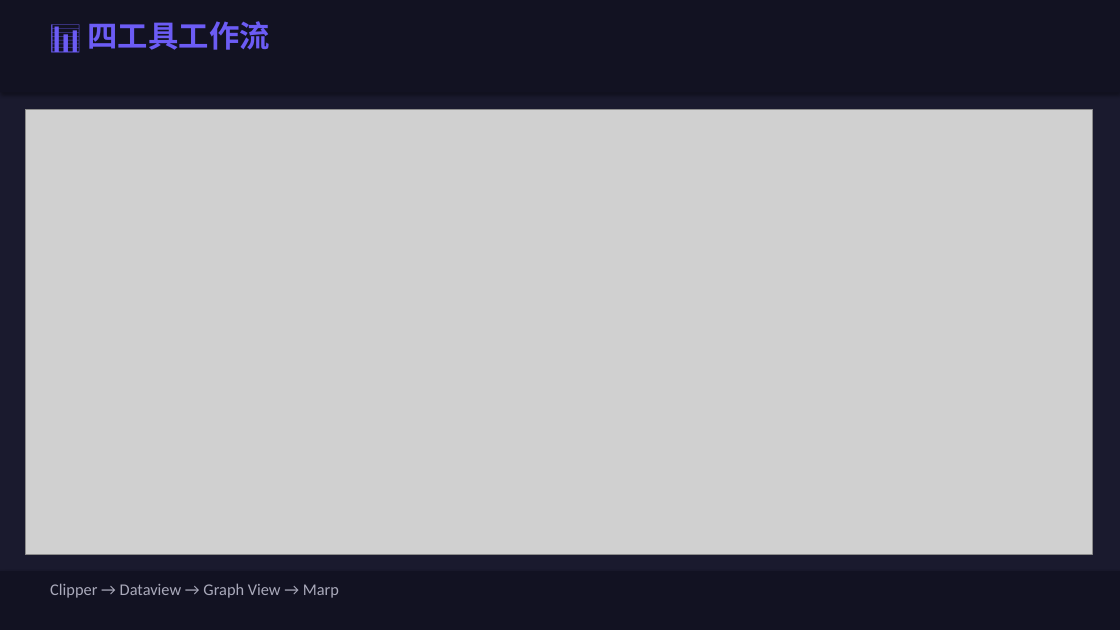
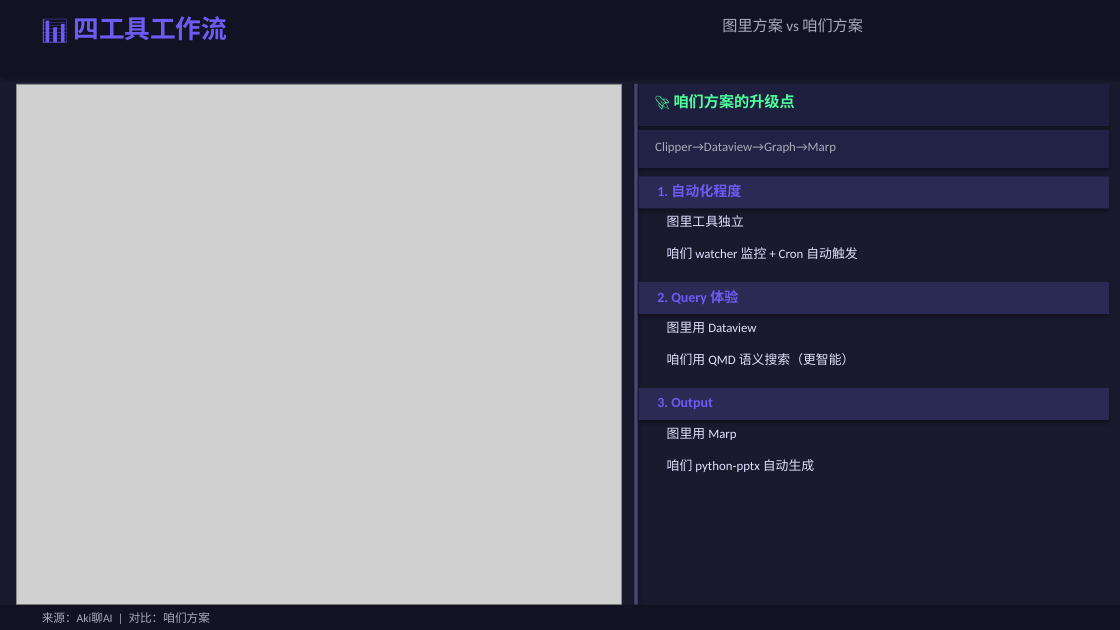
Before and after one commit to JohnsonYangJS/obsidian-llm-wiki, a slide deck: slide 14 of output/LLM_Wiki_OpenClaw_Obsidian_完整版.pptx. Drawn at 1120x630 pixels with LibreOffice and Linux fonts; fonts in the diff are those of the drawing; grey boxes stand for pictures. Boxes give left, top, right and bottom in pixels: in the first picture for what was removed or moved away, otherwise in the second. Text is boxed around its words. In the diff, an @@ line names an element or a change of style, - is before the commit and + after.

```diff
--- a/output/LLM_Wiki_OpenClaw_Obsidian_完整版.pptx
+++ b/output/LLM_Wiki_OpenClaw_Obsidian_完整版.pptx
@@ rectangle: place and size @@
-rectangle at (0,0,1120,92)
+rectangle at (0,0,1120,76)
@@ text "📊 四工具工作流": place and size @@
-text "📊 四工具工作流" at (88,21,270,50)
+text "📊 四工具工作流" at (73,16,227,41)
@@ text "📊 四工具工作流" at (73,16,227,41): size 26 to 22 pt @@
@@ text added at (722,18,863,32), 13 pt, text #AAAABB @@
+图里方案 vs 咱们方案
@@ picture: place and size @@
-picture at (25,109,1092,555)
+picture at (17,84,622,605)
@@ rectangle added at (634,84,638,605), fill #4A4A7A @@
@@ rectangle added at (639,84,1109,126), fill #1E1E3E @@
@@ text added at (674,94,795,109), 13 pt, text #4EFF9C, bold @@
+🚀 咱们方案的升级点
@@ rectangle added at (639,130,1109,168), fill #222244 @@
@@ text at (655,142,836,153): text changed; size 14 to 11 pt @@
-Clipper → Dataview → Graph View → Marp
+Clipper→Dataview→Graph→Marp
@@ rectangle added at (639,176,1109,208), fill #2A2A55 @@
@@ text added at (657,184,741,197), 12 pt, text #6C5CF5, bold @@
+1. 自动化程度
@@ text added at (667,215,744,227), 11 pt, text #E0E0FF @@
+图里工具独立
@@ text added at (667,247,857,259), 11 pt, text #E0E0FF @@
+咱们 watcher 监控 + Cron 自动触发
@@ rectangle added at (639,282,1109,314), fill #2A2A55 @@
@@ text added at (657,290,738,304), 12 pt, text #6C5CF5, bold @@
+2. Query 体验
@@ text added at (667,321,756,333), 11 pt, text #E0E0FF @@
+图里用 Dataview
@@ text added at (667,353,855,366), 11 pt, text #E0E0FF @@
+咱们用 QMD 语义搜索（更智能）
@@ rectangle added at (639,388,1109,420), fill #2A2A55 @@
@@ text added at (657,398,713,409), 12 pt, text #6C5CF5, bold @@
+3. Output
@@ text added at (667,427,736,440), 11 pt, text #E0E0FF @@
+图里用 Marp
@@ text added at (667,459,814,472), 11 pt, text #E0E0FF @@
+咱们 python-pptx 自动生成
@@ rectangle: place and size @@
-rectangle at (0,571,1120,630)
+rectangle at (0,605,1120,630)
@@ text added at (42,612,210,623), 10 pt, text #AAAABB @@
+来源：Aki聊AI | 对比：咱们方案
```
Also in this commit, not shown: 2 other slides changed, 1 slide added, 1 slide removed.
